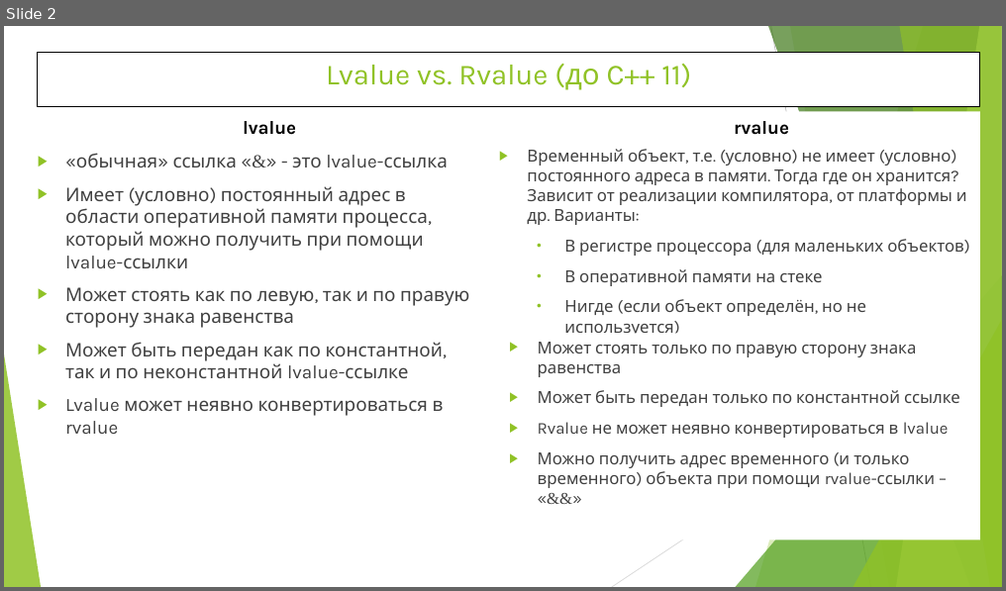
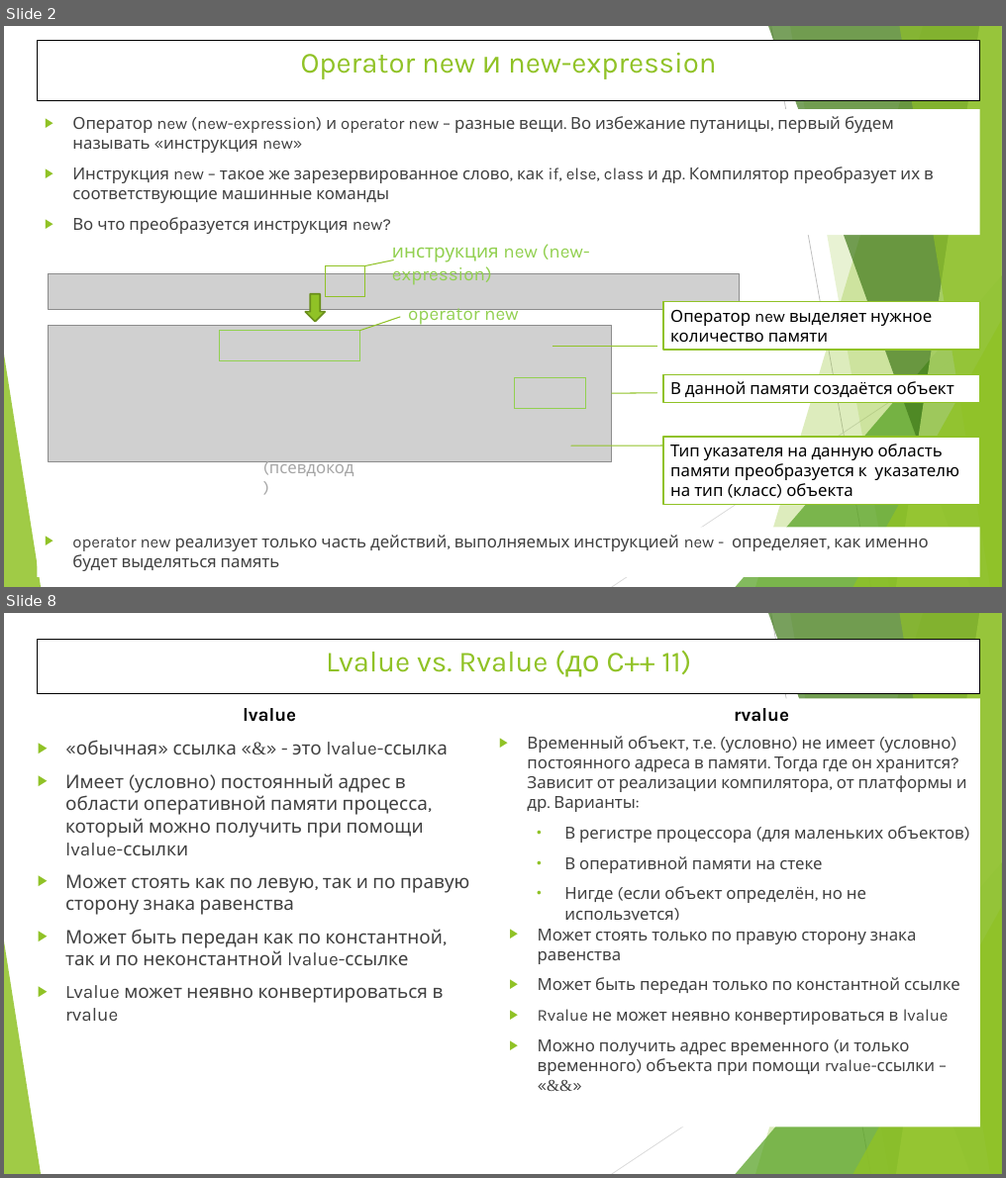
Before and after one commit to WhiteCatStudies/lectures, a slide deck: pt1/lectures/lecture6/lecture6.pptx. Shown one above the other, each under a label of ours: slide 2 before the commit, slides 2 and 8 after it; the slides between them are not shown. The pictures are 1006x591 and 1006x1178 pixels, drawn with LibreOffice and Linux fonts; fonts in the diff are those of the drawing; grey boxes stand for pictures. Boxes give left, top, right and bottom in pixels: in the first picture for what was removed or moved away, otherwise in the second. Text is boxed around its words. In the diff, an @@ line names an element or a change of style, - is before the commit and + after.

```diff
--- a/pt1/lectures/lecture6/lecture6.pptx
+++ b/pt1/lectures/lecture6/lecture6.pptx
@@ slide 2 added at [4, 26, 1002, 587], background #FFFFFF; not listed: 10 template elements that a slide beside it also shows @@
@@ title added at [37, 40, 980, 101], fill #FFFFFF, outline #000000 0.75 pt, 28 pt, text #90C226 @@
+Operator new и new-expression
@@ text added at [72, 116, 934, 234], 16 pt, text #404040 @@
+▶ Оператор new (new-expression) и operator new – разные вещи. Во избежание путаницы, первый будем называть «инструкция new»
+▶ Инструкция new – такое же зарезервированное слово, как if, else, class и др. Компилятор преобразует их в соответствующие машинные команды
+▶ Во что преобразуется инструкция new?
@@ line added from (364, 267) to (393, 261), #90C226 1 pt @@
@@ text added at [392, 244, 590, 285], 18 pt, text #92D050 @@
+инструкция new (new-expression)
@@ picture added at [48, 274, 740, 310] @@
@@ rectangle added at [325, 267, 364, 296], outline #90C226 0.75 pt @@
@@ down arrow added at [306, 294, 325, 322], fill #90C226, outline #6B901C 1.5 pt @@
@@ line added from (359, 331) to (400, 317), #90C226 1 pt @@
@@ text added at [408, 308, 519, 326], 18 pt, text #92D050 @@
+operator new
@@ rectangle added at [663, 302, 980, 350], fill #FFFFFF, outline #90C226 1.5 pt, 16 pt, text #000000 @@
+Оператор new выделяет нужное
+количество памяти
@@ picture added at [48, 325, 612, 463] @@
@@ rectangle added at [219, 331, 359, 361], outline #92D050 0.75 pt @@
@@ line added from (552, 346) to (656, 346), #90C226 1 pt @@
@@ rectangle added at [515, 378, 586, 408], outline #92D050 0.75 pt @@
@@ rectangle added at [663, 374, 980, 402], fill #FFFFFF, outline #90C226 1.5 pt, 16 pt, text #000000 @@
+В данной памяти создаётся объект
@@ line added from (612, 393) to (656, 393), #90C226 1 pt @@
@@ rectangle added at [663, 437, 980, 505], fill #FFFFFF, outline #90C226 1.5 pt, 16 pt, text #000000 @@
+Тип указателя на данную область памяти преобразуется к указателю на тип (класс) объекта
@@ text added at [263, 459, 354, 476], 16 pt, text #A6A6A6 @@
+(псевдокод)
@@ line added from (571, 446) to (663, 446), #90C226 1 pt @@
@@ text added at [72, 535, 928, 571], 16 pt, text #404040 @@
+▶ operator new реализует только часть действий, выполняемых инструкцией new - определяет, как именно будет выделяться память
@@ what was slide 2 is now slide 8 @@
```
Also in this commit, not shown: 1 slide changed, 5 other slides added, 35 other files.
